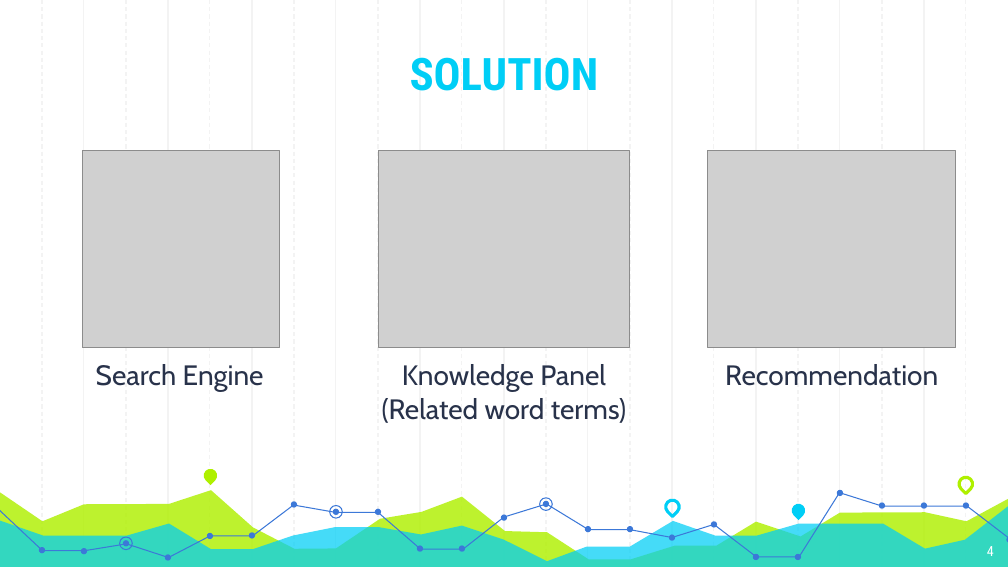
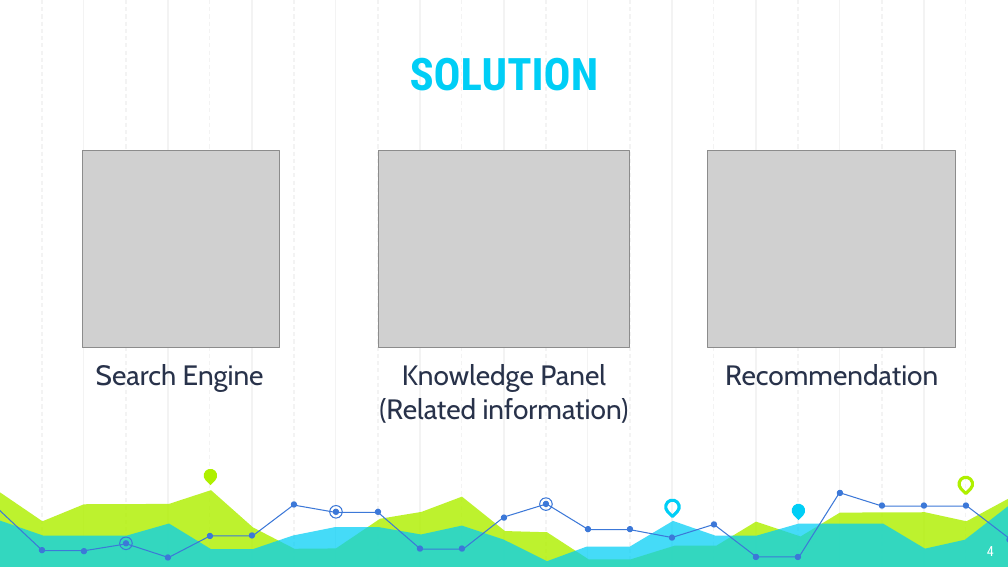
Before and after one commit to Andyayk/app, a slide deck: slide 4 of Graph Based Search Version 2.pptx. Drawn at 1008x567 pixels with LibreOffice and Linux fonts; fonts in the diff are those of the drawing; grey boxes stand for pictures. Boxes give left, top, right and bottom in pixels: in the first picture for what was removed or moved away, otherwise in the second. Text is boxed around its words. In the diff, an @@ line names an element or a change of style, - is before the commit and + after.

```diff
--- a/Graph Based Search Version 2.pptx
+++ b/Graph Based Search Version 2.pptx
@@ text at (379, 364, 629, 423): text changed @@
-Knowledge Panel (Related word terms)
+Knowledge Panel (Related information)
```
Also in this commit, not shown: 4 other slides changed, 2 slides added, 1 slide removed, 6 other files.
